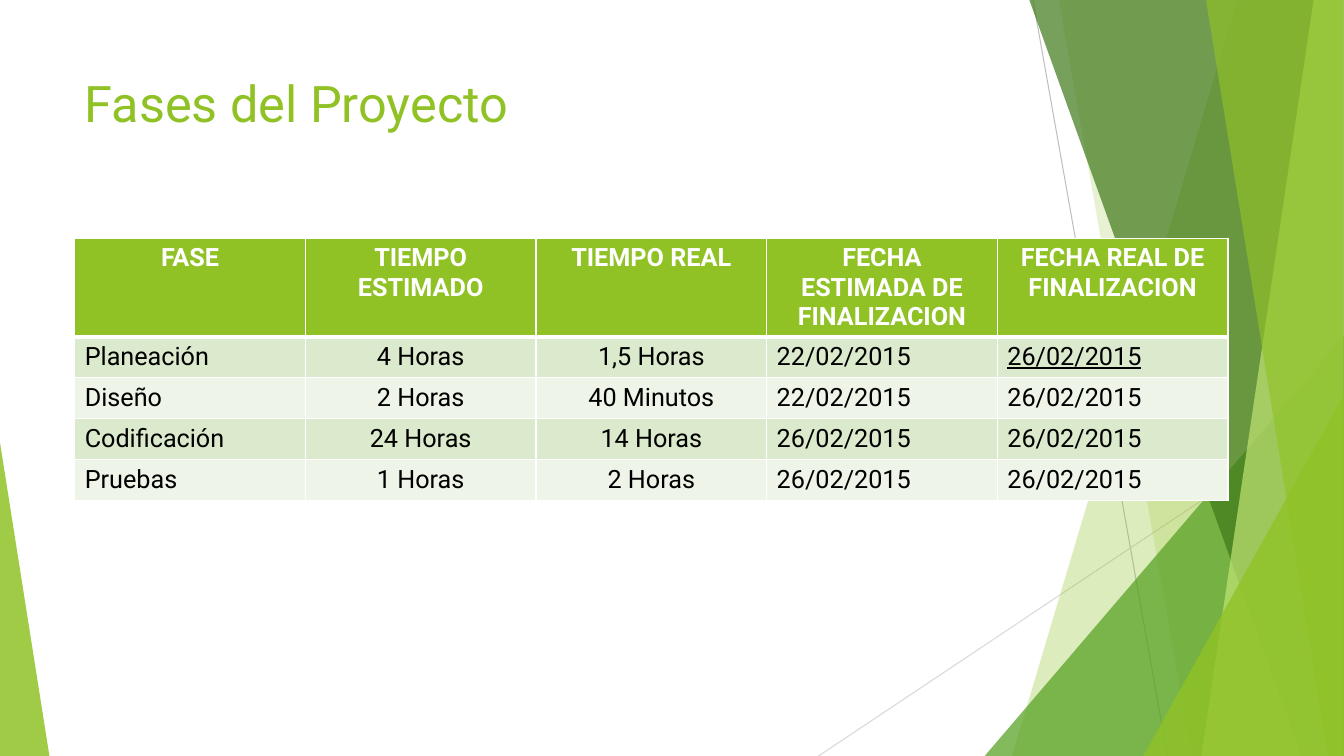
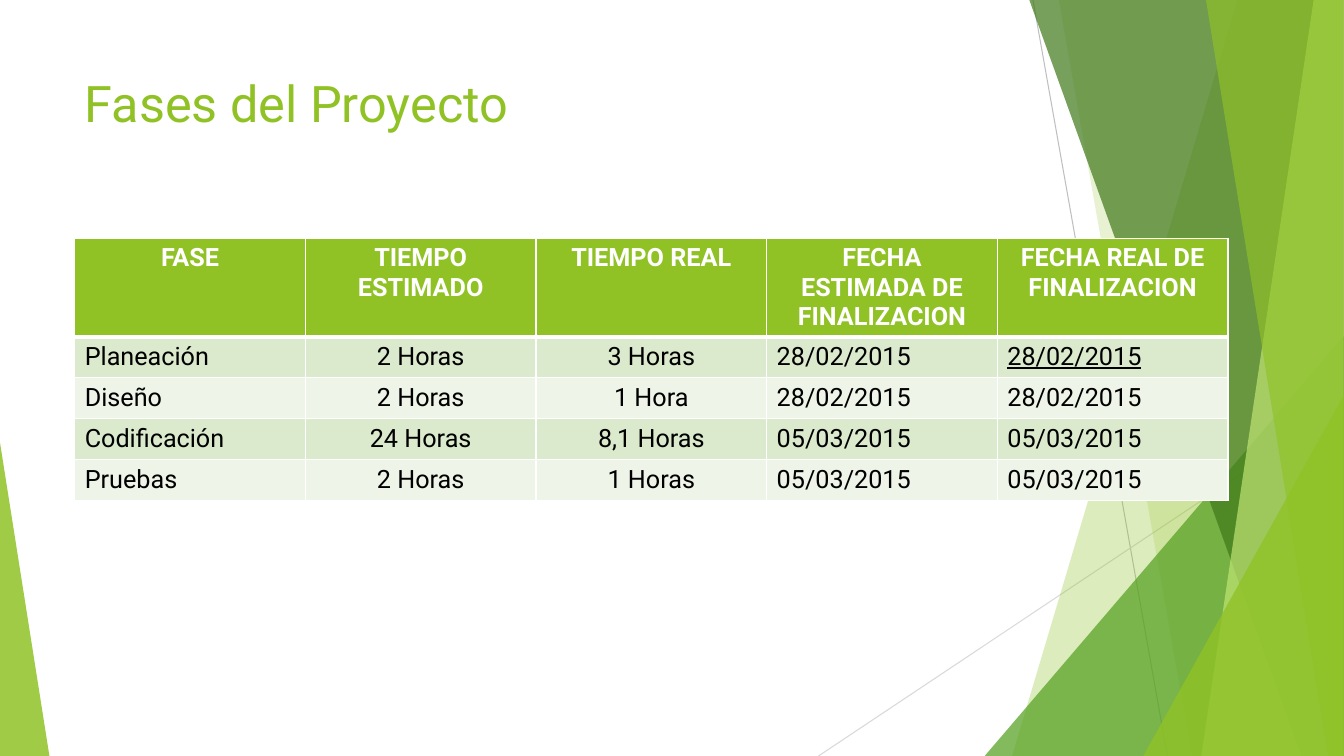
Before and after one commit to emiraldo/Tienda, a slide deck: slide 3 of postmortem/PostMortem.pptx. Drawn at 1344x756 pixels with LibreOffice and Linux fonts; fonts in the diff are those of the drawing. Boxes give left, top, right and bottom in pixels: in the first picture for what was removed or moved away, otherwise in the second. Text is boxed around its words. In the diff, an @@ line names an element or a change of style, - is before the commit and + after.

```diff
--- a/postmortem/PostMortem.pptx
+++ b/postmortem/PostMortem.pptx
@@ table at (75,238,1229,494) @@
-row 2: Planeación | 4 Horas | 1,5 Horas | 22/02/2015 | 26/02/2015
+row 2: Planeación | 2 Horas | 3 Horas | 28/02/2015 | 28/02/2015
-row 3: Diseño | 2 Horas | 40 Minutos | 22/02/2015 | 26/02/2015
+row 3: Diseño | 2 Horas | 1 Hora | 28/02/2015 | 28/02/2015
-row 4: Codificación | 24 Horas | 14 Horas | 26/02/2015 | 26/02/2015
+row 4: Codificación | 24 Horas | 8,1 Horas | 05/03/2015 | 05/03/2015
-row 5: Pruebas | 1 Horas | 2 Horas | 26/02/2015 | 26/02/2015
+row 5: Pruebas | 2 Horas | 1 Horas | 05/03/2015 | 05/03/2015
```
Also in this commit, not shown: 3 other slides changed, 1 slide added, 2 other files.
